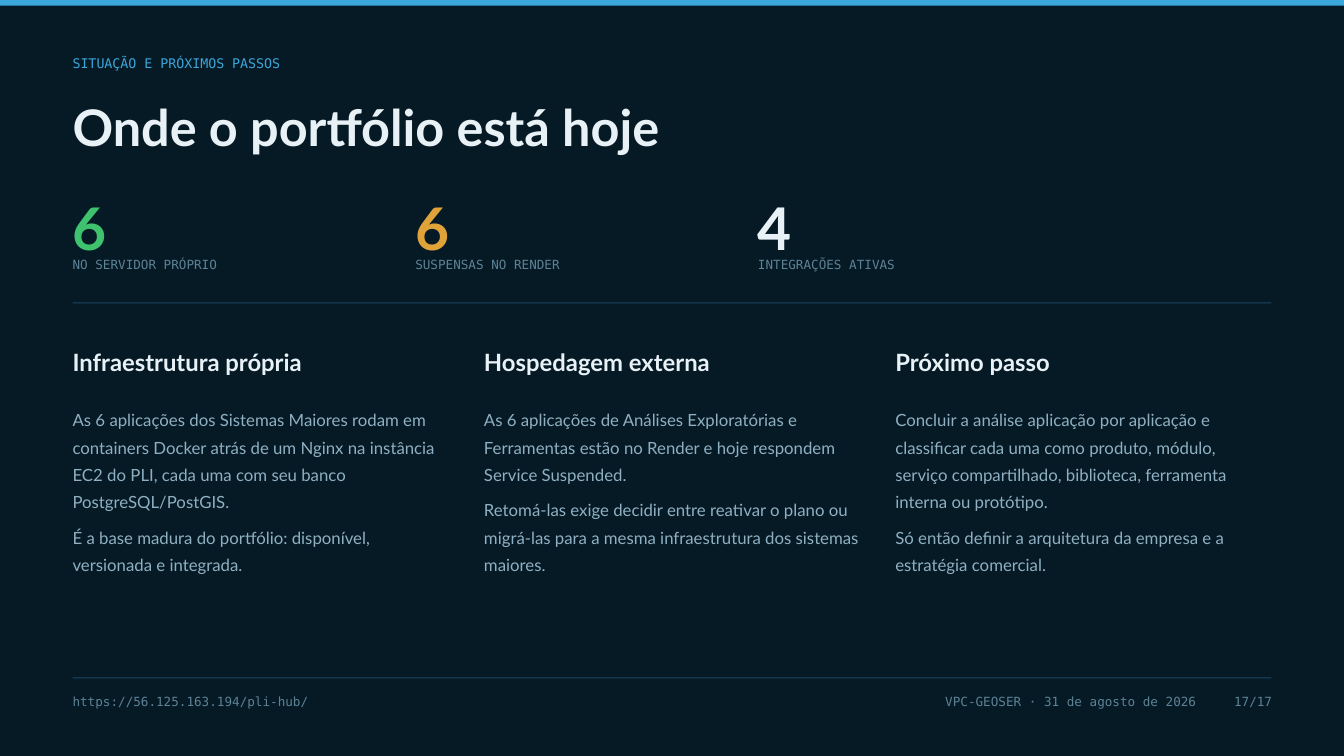
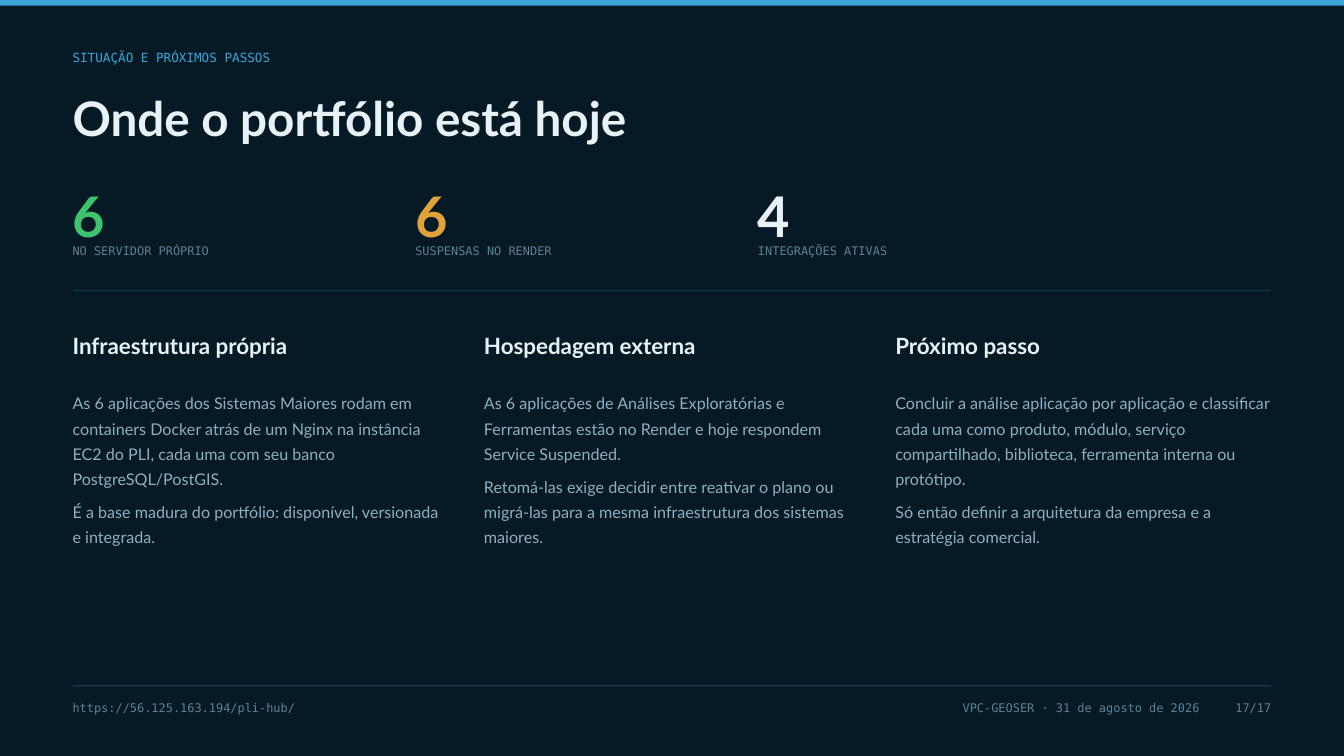
Before and after one commit to vpcapanema/pli-hub, a slide deck: slide 17 of apresentacao/pli-hub-apresentacao.pptx. Drawn at 1344x756 pixels with LibreOffice and Linux fonts; fonts in the diff are those of the drawing. Boxes give left, top, right and bottom in pixels: in the first picture for what was removed or moved away, otherwise in the second. Text is boxed around its words. In the diff, an @@ line names an element or a change of style, - is before the commit and + after.

```diff
--- a/apresentacao/pli-hub-apresentacao.pptx
+++ b/apresentacao/pli-hub-apresentacao.pptx
@@ text "SITUAÇÃO E PRÓXIMOS PASSOS" at [73,52,271,65]: size 9.5 to 9 pt @@
@@ text "Onde o portfólio está hoje": place and size @@
-text "Onde o portfólio está hoje" at [73,108,659,154]
+text "Onde o portfólio está hoje" at [73,100,627,145]
@@ text "Onde o portfólio está hoje" at [73,100,627,145]: size 36 to 34 pt @@
@@ size 42 to 40 pt in 3 elements at [73,196,105,247], [415,196,447,247], [758,196,790,247] @@
@@ size 9 to 8.5 pt in 5 elements at [73,703,295,715], [963,703,1271,715], [73,246,209,255], [415,246,552,255], [758,246,887,257] @@
@@ 3 texts, 1 rectangle: place and size @@
-3 texts, 1 rectangle at [73,207,1271,303]
+3 texts, 1 rectangle at [73,196,1271,291]
@@ 9 texts: place and size @@
-9 texts at [73,260,1226,574]
+9 texts at [73,246,1270,546]
@@ size 17 to 16 pt in 3 elements at [73,337,288,358], [484,337,696,358], [895,337,1040,358] @@
@@ size 12 to 11.5 pt; line spacing 1.35 to 1.3 in 3 elements at [73,397,438,546], [484,397,843,543], [895,397,1270,546] @@
@@ rectangle: place and size @@
-rectangle at [73,678,1271,679]
+rectangle at [73,686,1271,687]
@@ text "https://56.125.163.194/pli-hub/": place and size @@
-text "https://56.125.163.194/pli-hub/" at [73,696,309,708]
+text "https://56.125.163.194/pli-hub/" at [73,703,295,715]
@@ text "VPC-GEOSER · 31 de agosto ...": place and size @@
-text "VPC-GEOSER · 31 de agosto ..." at [945,696,1272,709]
+text "VPC-GEOSER · 31 de agosto ..." at [963,703,1271,715]
```
Also in this commit, not shown: 16 other slides changed, 15 other files.
